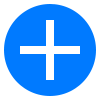
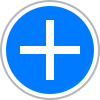
Revision of a layered 100×100 image; what changed, layer by layer:
added layer "Ellipse 1 Kopie" above "Ellipse 1" over [0, 0, 100, 100]
painted on "Ellipse 1" over [4, 4, 96, 96]
